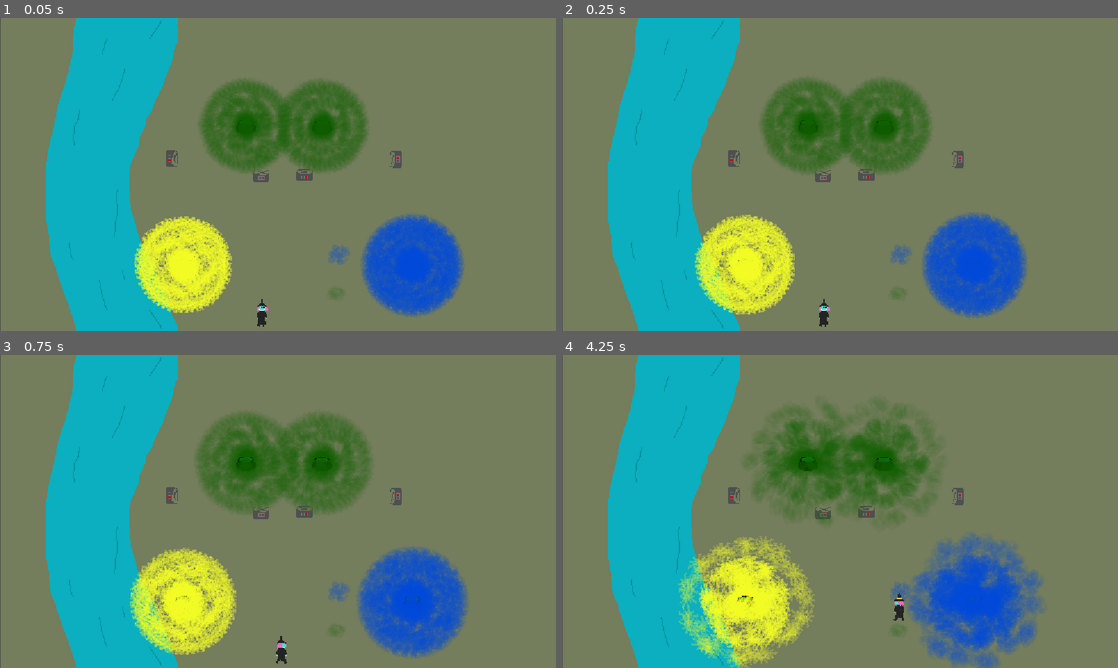
Above: before the commit, frames 1-4 (two rows, left to right).
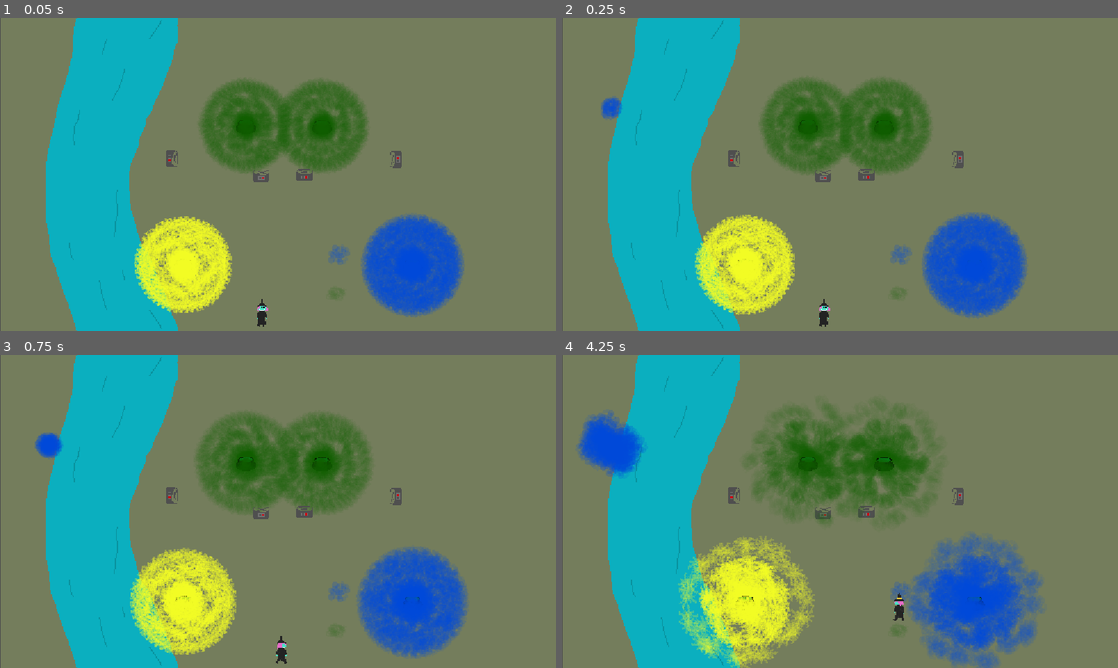
Above: after the commit, the same moments.

Repository: PeterMaidaRobot/Brewing-Game-Jam
Game: Godot game, scene res://scenes/levels/level_5.tscn
The game is run twice, just before and just after one commit, with the same random seed, the same clock (stepped at 60 frames per second) and the same inputs. This scene is started directly instead of the project's main scene.
Inputs (mouse positions are in pixels of both pictures, inside the frame that each line leads up to):
- Up to frame 1 (0.05 s): no input
- Up to frame 2 (0.25 s): no input
- Up to frame 3 (0.75 s): move the mouse to (400, 495) at 0.52 s; hold Right (move_right) from 0.53 s (still down); tap Space (interact) at 0.6 s
- Up to frame 4 (4.25 s): move the mouse to (728, 527) at 1.27 s; release Right (move_right) at 1.28 s; hold Down (move_down) 1.28-2.03 s; tap Space (interact) every 0.75 s from 1.35 to 3.6 s; move the mouse to (895, 442) at 2.02 s; hold Right (move_right) 2.03-2.78 s; move the mouse to (812, 574) at 2.77 s; hold Up (move_up) 2.78-3.53 s; move the mouse to (1006, 558) at 3.52 s; hold Left (move_left) from 3.53 s (still down)

Frame 1 is identical in both runs. In frame 2, 0.2% of the frame differs, in the area x 7-11%, y 25-33%; in frame 3, 0.3%; in frame 4, 2.4%, in the area x 2-79%, y 17-88%.

Commit message:
implemented a pleasing finale cauldron interaction. However I made some of the smoke management code messy...

Diff:
--- a/scenes/cauldron.tscn
+++ b/scenes/cauldron.tscn
@@ -4,12 +4,7 @@
 [ext_resource type="PackedScene" uid="uid://c5cvitjvqa1u0" path="res://scenes/green_smoke.tscn" id="2_au12p"]
 [ext_resource type="PackedScene" uid="uid://didmea1s1mxet" path="res://scenes/blue_smoke.tscn" id="3_7mkqr"]
 [ext_resource type="Texture2D" uid="uid://cdghnlypa5fjg" path="res://art/cauldron.png" id="3_q3ljf"]
-
-[sub_resource type="Curve2D" id="Curve2D_7dadi"]
-_data = {
-"points": PackedVector2Array(0, 0, 0, 0, 0, -9, 0, 0, 0, 0, 1, -8, 0, 0, 0, 0, 0, -7, 0, 0, 0, 0, -1, -8, 0, 0, 0, 0, 0, -9)
-}
-point_count = 5
+[ext_resource type="PackedScene" uid="uid://bey0784xapumb" path="res://scenes/smoke_spawner_path.tscn" id="4_7mkqr"]
 
 [sub_resource type="SpriteFrames" id="SpriteFrames_0t22i"]
 animations = [{
@@ -31,15 +26,8 @@
 blue_smoke_scene = ExtResource("3_7mkqr")
 metadata/_edit_group_ = true
 
-[node name="SmokePath" type="Path2D" parent="." unique_id=1164047902]
-curve = SubResource("Curve2D_7dadi")
-
-[node name="SmokeSpawnLocation" type="PathFollow2D" parent="SmokePath" unique_id=193847215]
-position = Vector2(0, -9)
-rotation = -0.78539807
-progress = 5.656854
-
 [node name="AnimatedSprite2D" type="AnimatedSprite2D" parent="." unique_id=557946684]
+y_sort_enabled = true
 position = Vector2(-1.9073486e-06, -1.9073486e-06)
 sprite_frames = SubResource("SpriteFrames_0t22i")
 animation = &"bubbling"
@@ -48,10 +36,7 @@
 position = Vector2(0, 1)
 shape = SubResource("CircleShape2D_a7jlv")
 
-[node name="SmokeTimer" type="Timer" parent="." unique_id=58284568]
-wait_time = 0.05
-autostart = true
+[node name="SmokeSpawnerPath" parent="." unique_id=1799699859 instance=ExtResource("4_7mkqr")]
+position = Vector2(0, -8)
 
 [node name="SmokeSpawnLocation" type="Marker2D" parent="." unique_id=54031495]
-
-[connection signal="timeout" from="SmokeTimer" to="." method="_on_smoke_timer_timeout"]
--- a/scenes/levels/finale.gd
+++ b/scenes/levels/finale.gd
@@ -2,15 +2,17 @@
 
 var player_in_range : bool = false # TODO this needs to be assessed!!! might be inaccurate on boot-up, though interact text will not be shown, exit and re-enter.
 
+var cauldron_empty : bool = true
 
 # Called when the node enters the scene tree for the first time.
 func _ready() -> void:
-	pass # Replace with function body.
+	# turn the timer off initially
+	$Y_Sorted_Sprites/UNIQUE_SmokeSpawnerPath.start_timer(false)
 
 
 # Called every frame. 'delta' is the elapsed time since the previous frame.
 func _process(_delta: float) -> void:
-	if Input.is_action_just_pressed("interact") and player_in_range:
+	if Input.is_action_just_pressed("interact") and player_in_range and cauldron_empty:
 		# End the game
 		fill_cauldron()
 
@@ -19,15 +21,19 @@
 	$Background_Full.show()
 	$TheEndLabel.show()
 	$ThanksLabel.show()
+	$Y_Sorted_Sprites/UNIQUE_SmokeSpawnerPath.start_timer(true)
+	# Don't let the interact label show anymore
+	cauldron_empty = false
+	$InteractLabel.hide()
 
 
 func _on_interact_trigger_body_entered(body: Node2D) -> void:
-	if body is Player:
+	if body is Player and cauldron_empty:
 		player_in_range = true
 		$InteractLabel.show()
 
 
 func _on_interact_trigger_body_exited(body: Node2D) -> void:
-	if body is Player:
+	if body is Player and cauldron_empty:
 		player_in_range = false
 		$InteractLabel.hide()
--- a/scenes/levels/finale.tscn
+++ b/scenes/levels/finale.tscn
@@ -3,6 +3,7 @@
 [ext_resource type="Script" uid="uid://cmybve3fxpwo6" path="res://scenes/levels/finale.gd" id="1_5faj0"]
 [ext_resource type="Texture2D" uid="uid://r7wlu0bdysju" path="res://art/finale_full.png" id="2_yxjb8"]
 [ext_resource type="PackedScene" uid="uid://d0mfjusp8jcmh" path="res://scenes/player.tscn" id="3_jn05g"]
+[ext_resource type="PackedScene" uid="uid://bey0784xapumb" path="res://scenes/smoke_spawner_path.tscn" id="4_320fo"]
 [ext_resource type="Texture2D" uid="uid://bi5n3t5qi4eb8" path="res://art/finale.png" id="5_5faj0"]
 [ext_resource type="PackedScene" uid="uid://cpk88frlr6ttg" path="res://scenes/berry_bush.tscn" id="5_52an8"]
 [ext_resource type="PackedScene" uid="uid://dssh2jb117enq" path="res://scenes/stone1.tscn" id="6_320fo"]
@@ -10,6 +11,91 @@
 [ext_resource type="PackedScene" uid="uid://dxbl403mbroyc" path="res://scenes/tree1.tscn" id="8_o3ed0"]
 [ext_resource type="PackedScene" uid="uid://ddve4y4m4xuvm" path="res://scenes/log1.tscn" id="9_xq0sq"]
 
+[sub_resource type="Curve2D" id="Curve2D_320fo"]
+_data = {
+"points": PackedVector2Array(0, 0, 0, 0, -50, 2, 0, 0, 0, 0, 57, -6)
+}
+point_count = 2
+
+[sub_resource type="GDScript" id="GDScript_1pgkr"]
+script/source = "extends Path2D
+
+@export var green_smoke_scene : PackedScene
+@export var blue_smoke_scene : PackedScene
+@export var yellow_smoke_scene : PackedScene
+
+enum Smoke_Type {Green, Blue, Yellow}
+@export var smoke_type : Smoke_Type
+
+var smoke_scene : PackedScene
+
+@export var random_spawn : bool = false
+@export var timer_wait_time : float = 0.05
+
+
+
+# Called when the node enters the scene tree for the first time.
+func _ready() -> void:
+	set_smoke_scene(smoke_type)
+	$SmokeTimer.wait_time = timer_wait_time
+
+
+func set_smoke_scene(type : Smoke_Type) -> void:
+	# Set the type and then reset the scene used
+	smoke_type = type
+	match smoke_type:
+		Smoke_Type.Green:
+			smoke_scene = green_smoke_scene
+		Smoke_Type.Blue:
+			smoke_scene = blue_smoke_scene
+		Smoke_Type.Yellow:
+			smoke_scene = yellow_smoke_scene
+
+
+func start_timer(on : bool) -> void:
+	if on:
+		$SmokeTimer.start()
+	else:
+		$SmokeTimer.stop()
+
+
+
+func spawn_smoke() -> void:
+	# Create a new instance of the Mob Scene
+	var smoke : Node = smoke_scene.instantiate()
+
+	# Continue the circle along the Path2D at an interval, it will reset to zero once it goes over 1
+	var smoke_spawn_location : PathFollow2D = $SmokeSpawnLocation
+	if random_spawn:
+		smoke_spawn_location.progress_ratio = randf_range(0.0, 1.0)
+	else:
+		# increment by a set amount
+		smoke_spawn_location.progress_ratio = smoke_spawn_location.progress_ratio + 0.1
+
+	# Set the mob's position to the location
+	smoke.position = smoke_spawn_location.position
+
+	# Set the mob's direction prependicular to the path direction.
+	var direction : float = smoke_spawn_location.rotation - (PI / 2)
+
+	# Add some randomness to the direction.
+	direction += randf_range(-PI / 4, PI / 4)
+	smoke.rotation = direction
+
+	# Choose the velocity for the mob.
+	var smoke_velocity : float = 10.0
+	var velocity : Vector2 = Vector2(randf_range(smoke_velocity - 5.0, smoke_velocity), smoke_velocity)
+	smoke.linear_velocity = velocity.rotated(direction)
+
+	# Spawn the mob by adding it to the Main scene.
+	add_child(smoke)
+
+
+func _on_smoke_timer_timeout() -> void:
+	spawn_smoke()
+
+"
+
 [sub_resource type="RectangleShape2D" id="RectangleShape2D_5faj0"]
 size = Vector2(207, 176)
 
@@ -29,6 +115,14 @@
 
 [node name="Y_Sorted_Sprites" type="Node2D" parent="." unique_id=184698422]
 y_sort_enabled = true
+
+[node name="UNIQUE_SmokeSpawnerPath" parent="Y_Sorted_Sprites" unique_id=1799699859 instance=ExtResource("4_320fo")]
+position = Vector2(589, 167)
+curve = SubResource("Curve2D_320fo")
+script = SubResource("GDScript_1pgkr")
+smoke_type = 1
+random_spawn = true
+timer_wait_time = 0.2
 
 [node name="Player" parent="Y_Sorted_Sprites" unique_id=1573098926 instance=ExtResource("3_jn05g")]
 y_sort_enabled = true
--- a/scenes/levels/level_5.tscn
+++ b/scenes/levels/level_5.tscn
@@ -9,6 +9,7 @@
 [ext_resource type="PackedScene" uid="uid://c5cvitjvqa1u0" path="res://scenes/green_smoke.tscn" id="7_mxx4w"]
 [ext_resource type="PackedScene" uid="uid://b4i0a3t8k25dv" path="res://scenes/yellow_smoke.tscn" id="7_vvoq0"]
 [ext_resource type="PackedScene" uid="uid://didmea1s1mxet" path="res://scenes/blue_smoke.tscn" id="8_vvoq0"]
+[ext_resource type="PackedScene" uid="uid://bey0784xapumb" path="res://scenes/smoke_spawner_path.tscn" id="10_tqnj0"]
 
 [node name="Level5" type="Node" unique_id=691880778]
 script = ExtResource("1_mxx4w")
@@ -81,4 +82,8 @@
 [node name="BlueSmoke" parent="Y_Sorted_Sprites" unique_id=14061291 instance=ExtResource("8_vvoq0")]
 position = Vector2(701, 490)
 
+[node name="SmokeSpawnerPath" parent="Y_Sorted_Sprites" unique_id=1799699859 instance=ExtResource("10_tqnj0")]
+position = Vector2(100, 186)
+smoke_type = 1
+
 [connection signal="lose_game" from="Y_Sorted_Sprites/Player" to="." method="_on_player_lose_game"]
--- /dev/null
+++ b/scenes/smoke_spawner_path.gd
@@ -0,0 +1,75 @@
+extends Path2D
+
+@export var green_smoke_scene : PackedScene
+@export var blue_smoke_scene : PackedScene
+@export var yellow_smoke_scene : PackedScene
+
+enum Smoke_Type {Green, Blue, Yellow}
+@export var smoke_type : Smoke_Type
+
+var smoke_scene : PackedScene
+
+@export var random_spawn : bool = false
+@export var timer_wait_time : float = 0.05
+
+
+
+# Called when the node enters the scene tree for the first time.
+func _ready() -> void:
+	set_smoke_scene(smoke_type)
+	$SmokeTimer.wait_time = timer_wait_time
+
+
+func set_smoke_scene(type : Smoke_Type) -> void:
+	# Set the type and then reset the scene used
+	smoke_type = type
+	match smoke_type:
+		Smoke_Type.Green:
+			smoke_scene = green_smoke_scene
+		Smoke_Type.Blue:
+			smoke_scene = blue_smoke_scene
+		Smoke_Type.Yellow:
+			smoke_scene = yellow_smoke_scene
+
+
+func start_timer(on : bool) -> void:
+	if on:
+		$SmokeTimer.start()
+	else:
+		$SmokeTimer.stop()
+
+
+
+func spawn_smoke() -> void:
+	# Create a new instance of the Mob Scene
+	var smoke : Node = smoke_scene.instantiate()
+
+	# Continue the circle along the Path2D at an interval, it will reset to zero once it goes over 1
+	var smoke_spawn_location : PathFollow2D = $SmokeSpawnLocation
+	if random_spawn:
+		smoke_spawn_location.progress_ratio = randf_range(0.0, 1.0)
+	else:
+		# increment by a set amount
+		smoke_spawn_location.progress_ratio = smoke_spawn_location.progress_ratio + 0.1
+
+	# Set the mob's position to the location
+	smoke.position = smoke_spawn_location.position
+
+	# Set the mob's direction prependicular to the path direction.
+	var direction : float = smoke_spawn_location.rotation - (PI / 2)
+
+	# Add some randomness to the direction.
+	direction += randf_range(-PI / 4, PI / 4)
+	smoke.rotation = direction
+
+	# Choose the velocity for the mob.
+	var smoke_velocity : float = 10.0
+	var velocity : Vector2 = Vector2(randf_range(smoke_velocity - 5.0, smoke_velocity), smoke_velocity)
+	smoke.linear_velocity = velocity.rotated(direction)
+
+	# Spawn the mob by adding it to the Main scene.
+	add_child(smoke)
+
+
+func _on_smoke_timer_timeout() -> void:
+	spawn_smoke()
--- /dev/null
+++ b/scenes/smoke_spawner_path.tscn
@@ -0,0 +1,33 @@
+[gd_scene format=3 uid="uid://bey0784xapumb"]
+
+[ext_resource type="Script" uid="uid://cm182200ixoiu" path="res://scenes/smoke_spawner_path.gd" id="1_m38tc"]
+[ext_resource type="PackedScene" uid="uid://c5cvitjvqa1u0" path="res://scenes/green_smoke.tscn" id="2_ypf64"]
+[ext_resource type="PackedScene" uid="uid://didmea1s1mxet" path="res://scenes/blue_smoke.tscn" id="3_amw85"]
+[ext_resource type="PackedScene" uid="uid://b4i0a3t8k25dv" path="res://scenes/yellow_smoke.tscn" id="4_gt42b"]
+
+[sub_resource type="Curve2D" id="Curve2D_ftwdo"]
+_data = {
+"points": PackedVector2Array(0, 0, 0, 0, 0, -1, 0, 0, 0, 0, 1, 0, 0, 0, 0, 0, 0, 1, 0, 0, 0, 0, -1, 0, 0, 0, 0, 0, 0, -1)
+}
+point_count = 5
+
+[node name="SmokeSpawnerPath" type="Path2D" unique_id=1799699859]
+y_sort_enabled = true
+curve = SubResource("Curve2D_ftwdo")
+script = ExtResource("1_m38tc")
+green_smoke_scene = ExtResource("2_ypf64")
+blue_smoke_scene = ExtResource("3_amw85")
+yellow_smoke_scene = ExtResource("4_gt42b")
+metadata/_edit_group_ = true
+
+[node name="SmokeSpawnLocation" type="PathFollow2D" parent="." unique_id=824616167]
+y_sort_enabled = true
+position = Vector2(0, -1)
+rotation = -0.78539807
+progress = 5.656854
+
+[node name="SmokeTimer" type="Timer" parent="." unique_id=91901967]
+wait_time = 0.05
+autostart = true
+
+[connection signal="timeout" from="SmokeTimer" to="." method="_on_smoke_timer_timeout"]
--- a/scripts/cauldron.gd
+++ b/scripts/cauldron.gd
@@ -20,6 +20,7 @@
 			smoke_scene = blue_smoke_scene
 		Smoke_Type.Yellow:
 			smoke_scene = yellow_smoke_scene
+	$SmokeSpawnerPath.set_smoke_scene(smoke_type)
 	create_initial_smoke_cloud()
 
 
@@ -68,32 +69,3 @@
 	create_smoke_ring(30, 50, 20, 350)
 	create_smoke_ring(10, 40, 10, 500)
 	create_smoke_ring(0, 20, 0, 600)
-
-
-
-
-func _on_smoke_timer_timeout() -> void:
-	# Create a new instance of the Mob Scene
-	var smoke : Node = smoke_scene.instantiate()
-
-	# Continue the circle along the Path2D at an interval, it will reset to zero once it goes over 1
-	var smoke_spawn_location : PathFollow2D = $SmokePath/SmokeSpawnLocation
-	smoke_spawn_location.progress_ratio = smoke_spawn_location.progress_ratio + 0.1
-
-	# Set the mob's position to the location
-	smoke.position = smoke_spawn_location.position
-
-	# Set the mob's direction prependicular to the path direction.
-	var direction : float = smoke_spawn_location.rotation - (PI / 2)
-
-	# Add some randomness to the direction.
-	direction += randf_range(-PI / 4, PI / 4)
-	smoke.rotation = direction
-
-	# Choose the velocity for the mob.
-	var smoke_velocity : float = 10.0
-	var velocity : Vector2 = Vector2(randf_range(smoke_velocity - 5.0, smoke_velocity), smoke_velocity)
-	smoke.linear_velocity = velocity.rotated(direction)
-
-	# Spawn the mob by adding it to the Main scene.
-	add_child(smoke)
Not shown, added: scenes/smoke_spawner_path.gd.uid
